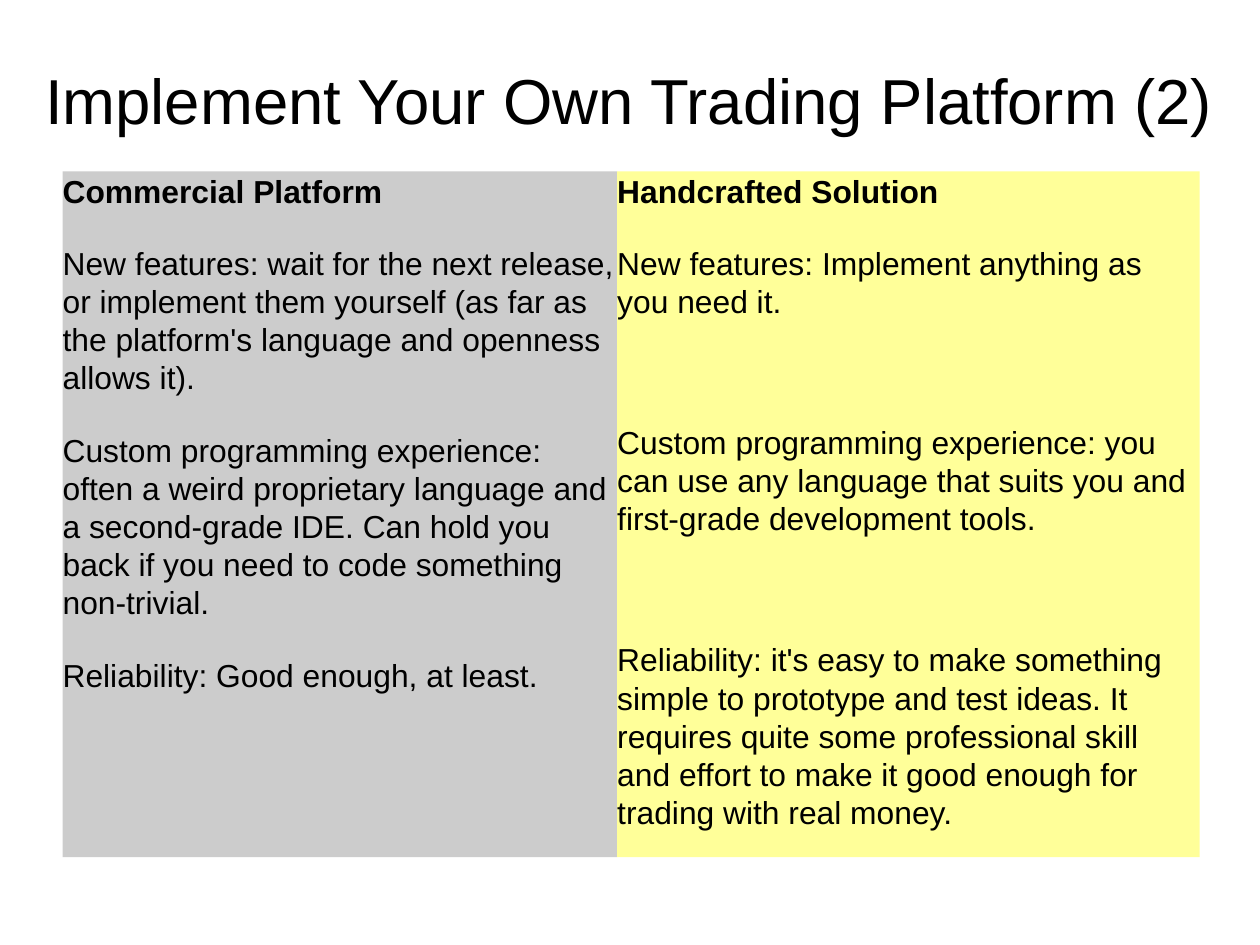
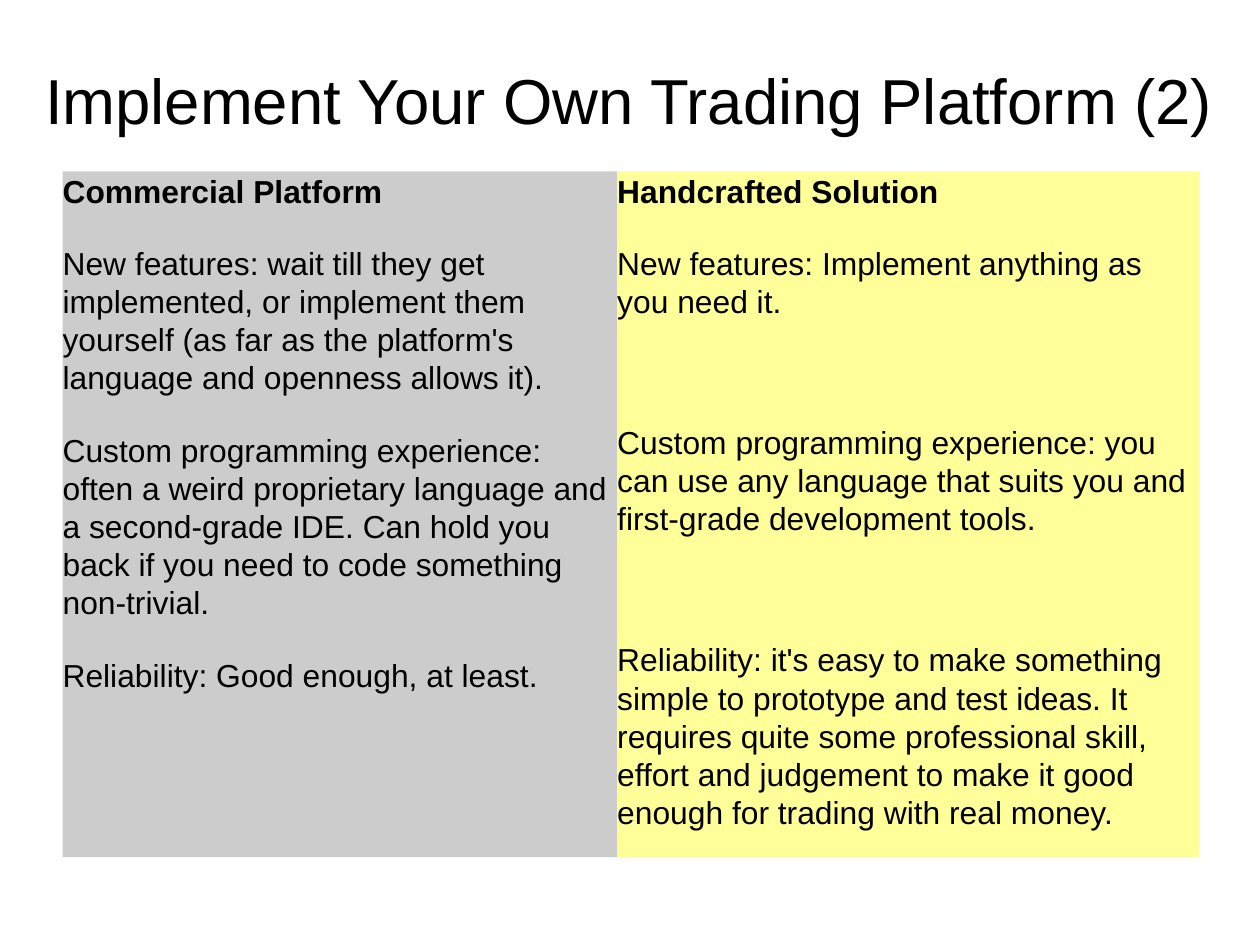
Before and after one commit to jan-x-marek/sandbox, a slide deck: slide 19 of doc/algo_trading.pptx. Drawn at 1260x945 pixels with LibreOffice and Linux fonts; fonts in the diff are those of the drawing. Boxes give left, top, right and bottom in pixels: in the first picture for what was removed or moved away, otherwise in the second. Text is boxed around its words. In the diff, an @@ line names an element or a change of style, - is before the commit and + after.

Commit message:
algo trading

```diff
--- a/doc/algo_trading.pptx
+++ b/doc/algo_trading.pptx
@@ text in rectangle at (63, 252, 543, 395): text changed @@
-New features: wait for the next release, or implement them yourself (as far as the platform's language and openness allows it).
+New features: wait till they get implemented, or implement them yourself (as far as the platform's language and openness allows it).
@@ text in rectangle at (617, 648, 1162, 830): text changed @@
-Reliability: it's easy to make something simple to prototype and test ideas. It requires quite some professional skill and effort to make it good enough for trading with real money.
+Reliability: it's easy to make something simple to prototype and test ideas. It requires quite some professional skill, effort and judgement to make it good enough for trading with real money.
```
Also in this commit, not shown: 3 other slides changed.
